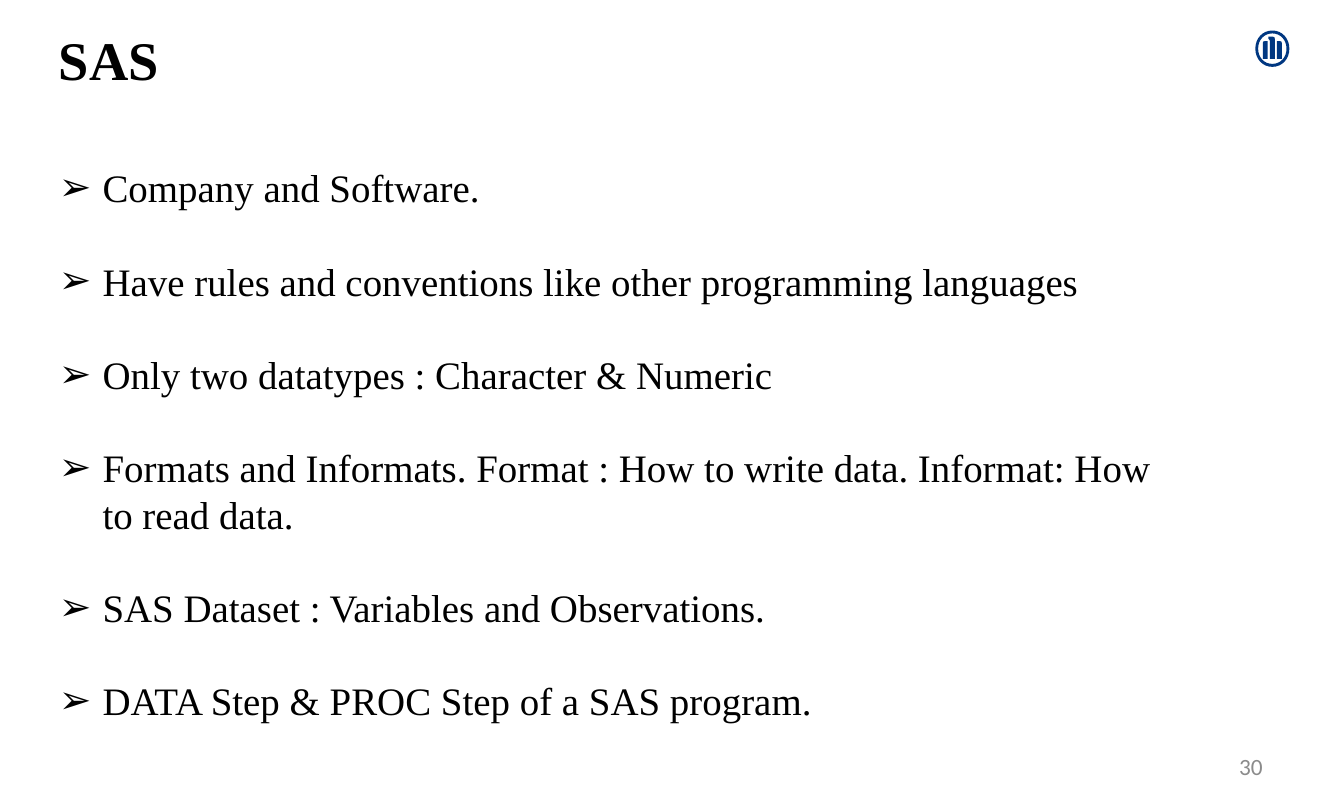
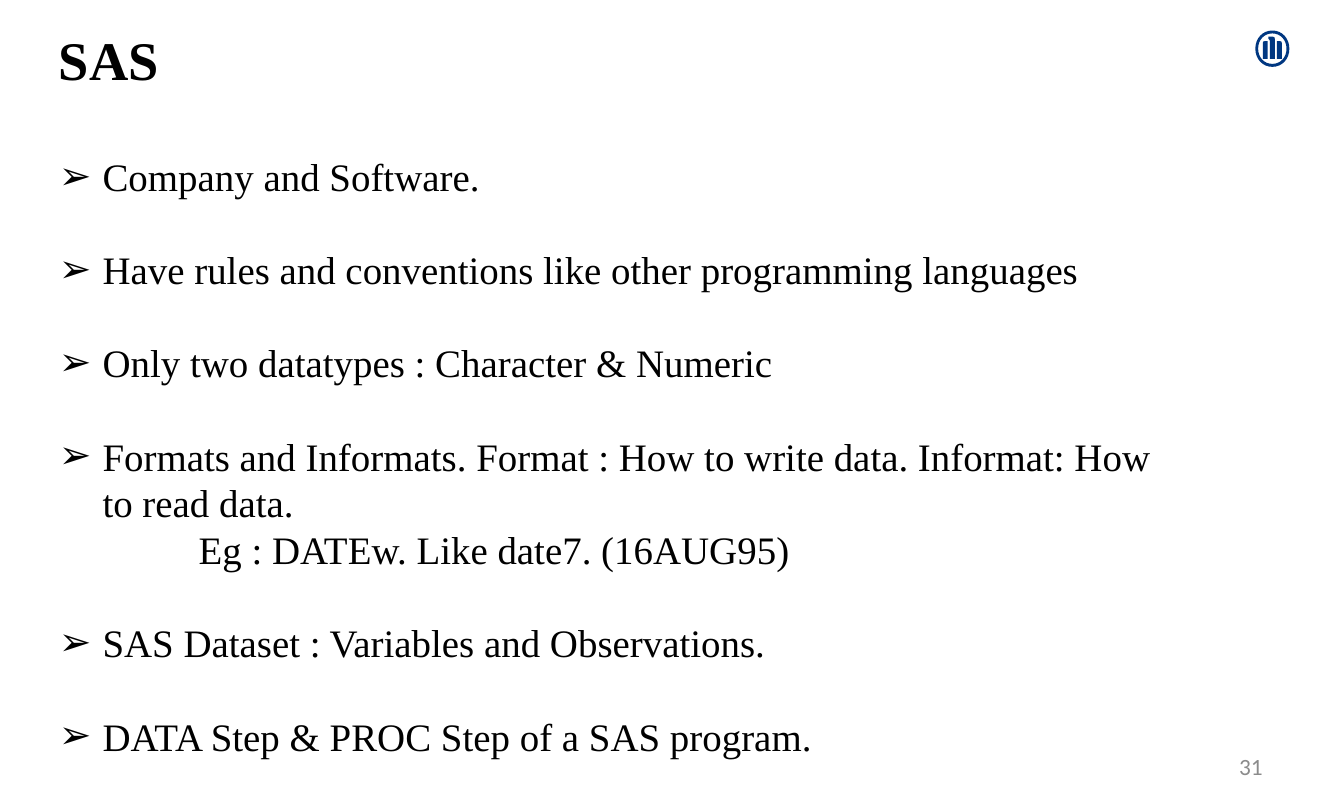
Before and after one commit to Amrutha-Mohan/UpdatedProjects, a slide deck: slide 31 of AmruthaMohan.pptx (slide 30 before the commit). Drawn at 1344x804 pixels with LibreOffice and Linux fonts; fonts in the diff are those of the drawing. Boxes give left, top, right and bottom in pixels: in the first picture for what was removed or moved away, otherwise in the second. Text is boxed around its words. In the diff, an @@ line names an element or a change of style, - is before the commit and + after.

```diff
--- a/AmruthaMohan.pptx
+++ b/AmruthaMohan.pptx
@@ text "Company and Software." moved from (x1=103, y1=174, x2=1150, y2=723) to (x1=103, y1=163, x2=1150, y2=758) @@
@@ text at (x1=199, y1=537, x2=789, y2=572): paragraph added @@
+Eg : DATEw. Like date7. (16AUG95)
@@ page number at (x1=1239, y1=760, x2=1263, y2=775): text changed @@
-30
+31
```
Also in this commit, not shown: 1 other slide changed, 1 slide added.
